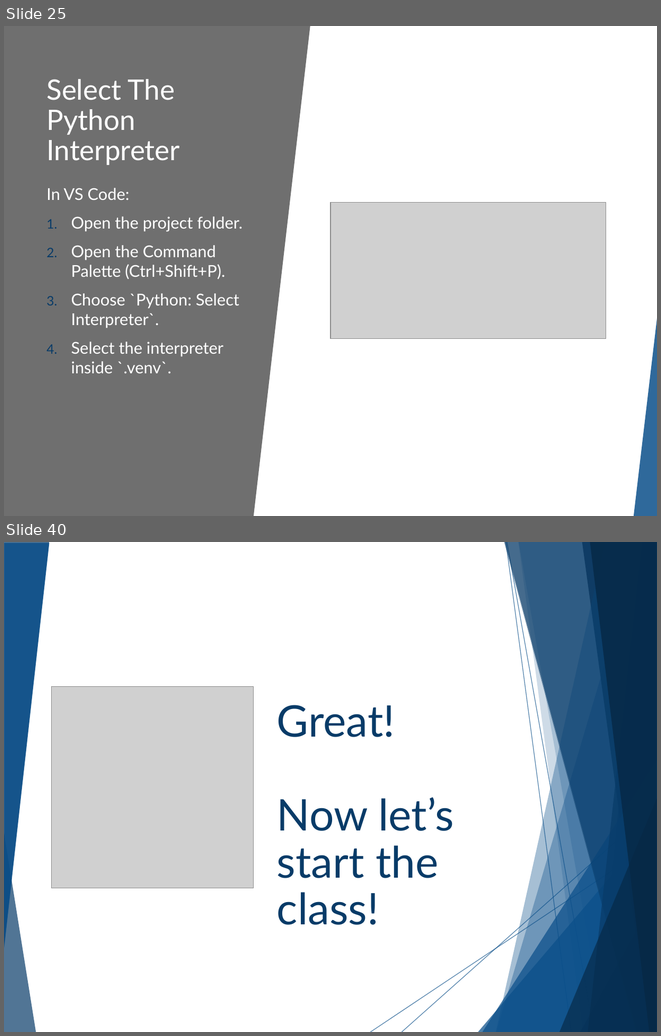
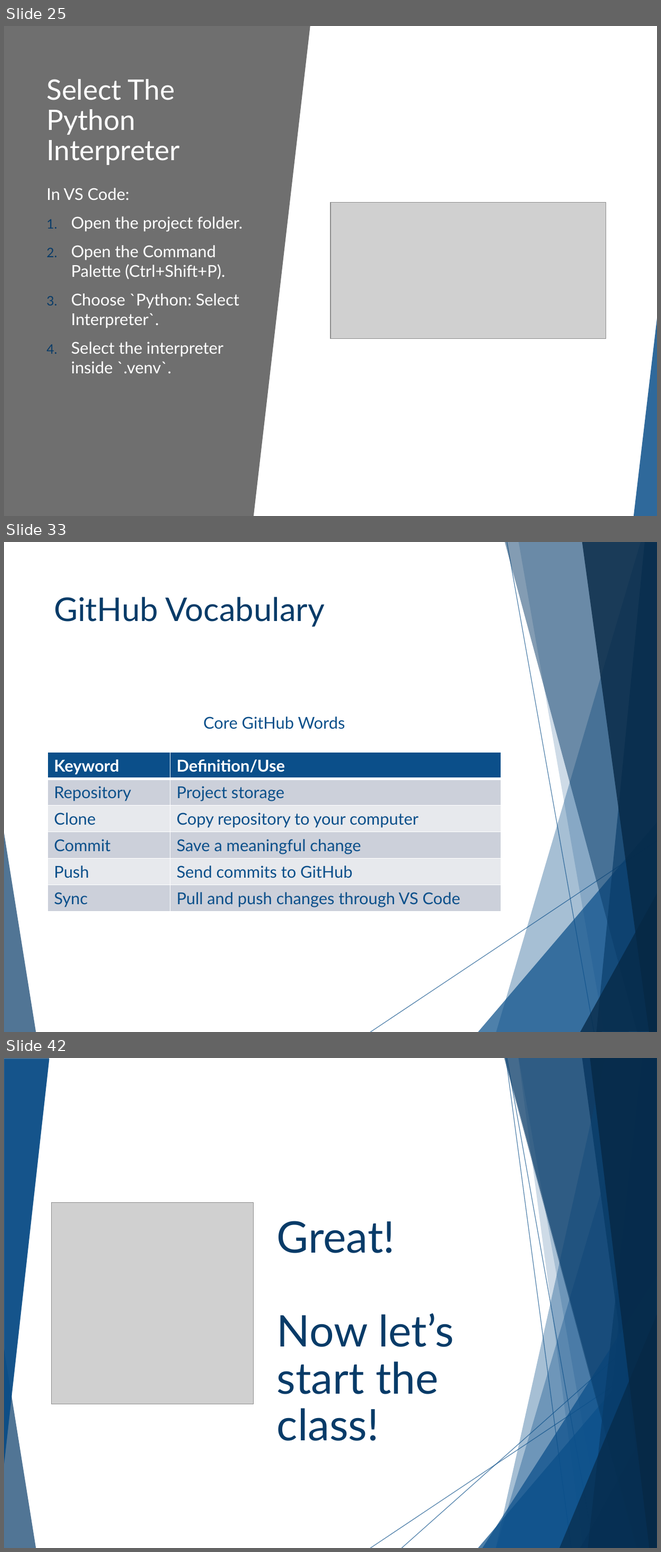
Before and after one commit to cashmy/AAISE_Details, a slide deck: 10-152-117_Python_Programming/Slide_Decks/Week_01/W01D01_Setup_Lecture_Slides.pptx. Shown one above the other, each under a label of ours: slides 25 and 40 before the commit, slides 25, 33 and 42 after it; the slides between them are not shown. The pictures are 661x1036 and 661x1552 pixels, drawn with LibreOffice and Linux fonts; fonts in the diff are those of the drawing; grey boxes stand for pictures; background and template pictures are left out. Boxes give left, top, right and bottom in pixels: in the first picture for what was removed or moved away, otherwise in the second. Text is boxed around its words. In the diff, an @@ line names an element or a change of style, - is before the commit and + after.

```diff
--- a/10-152-117_Python_Programming/Slide_Decks/Week_01/W01D01_Setup_Lecture_Slides.pptx
+++ b/10-152-117_Python_Programming/Slide_Decks/Week_01/W01D01_Setup_Lecture_Slides.pptx
@@ slide 33 added at <box>4,542,657,1032</box>, background #FFFFFF; not listed: 10 template elements that a slide beside it also shows @@
@@ title added at <box>54,597,325,627</box>, 36 pt, text #083B67 @@
+GitHub Vocabulary
@@ text added at <box>203,716,345,729</box>, 18 pt, text #0B4F8A @@
+Core GitHub Words
@@ table added at <box>48,752,502,911</box>, 6 rows, 2 columns @@
+Keyword | Definition/Use
+Repository | Project storage
+Clone | Copy repository to your computer
+Commit | Save a meaningful change
+Push | Send commits to GitHub
+Sync | Pull and push changes through VS Code
@@ what was slide 40 is now slide 42 @@
```
Also in this commit, not shown: 9 slides changed, 6 other slides added, 6 slides removed, 25 other files.
